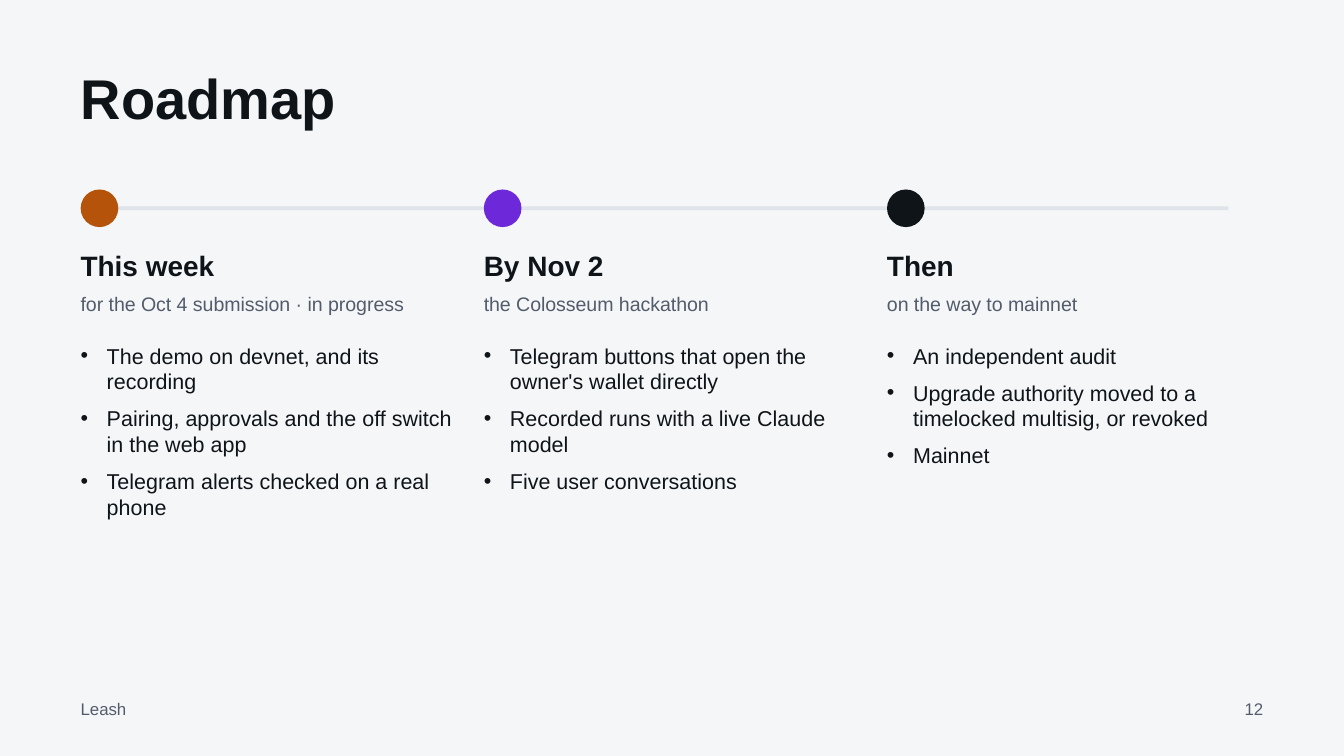
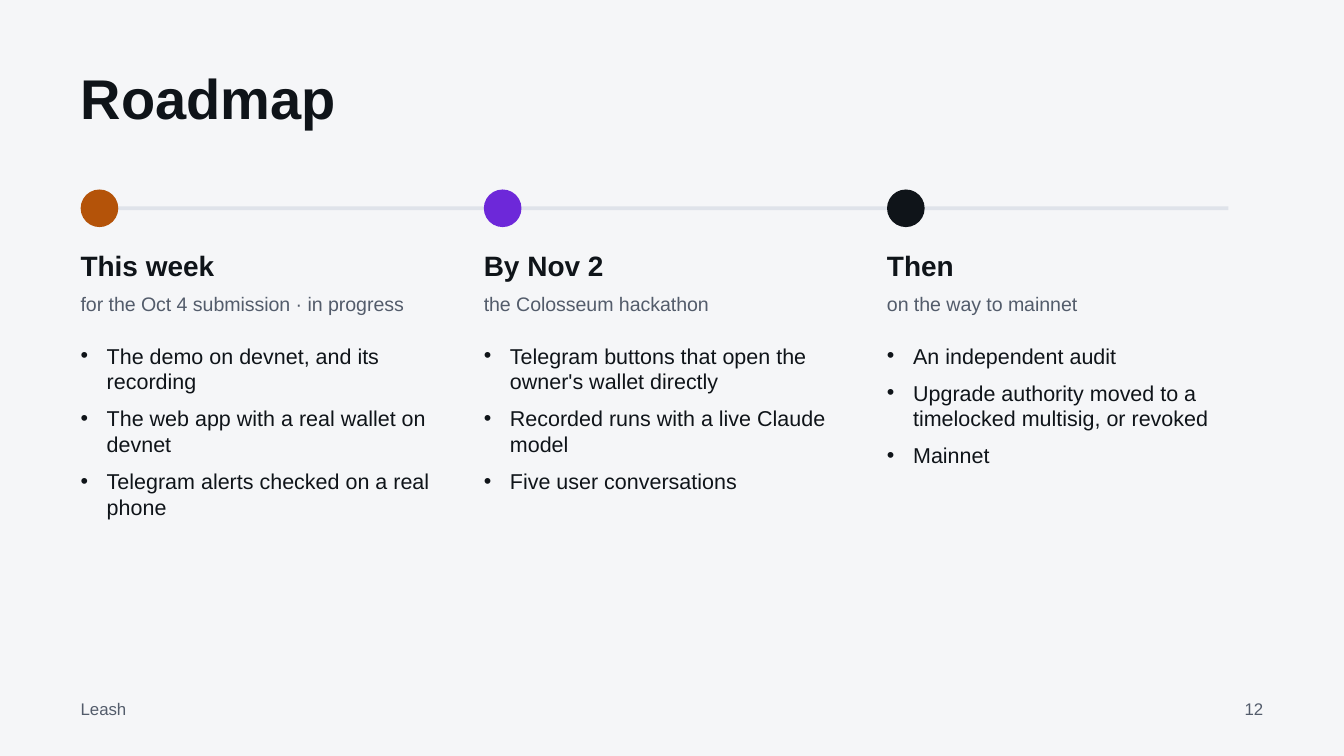
Before and after one commit to parthdeshmukh488-ops/hub, a slide deck: slide 12 of docs/pitch/leash-deck.pptx. Drawn at 1344x756 pixels with LibreOffice and Linux fonts; fonts in the diff are those of the drawing. Boxes give left, top, right and bottom in pixels: in the first picture for what was removed or moved away, otherwise in the second. Text is boxed around its words. In the diff, an @@ line names an element or a change of style, - is before the commit and + after.

```diff
--- a/docs/pitch/leash-deck.pptx
+++ b/docs/pitch/leash-deck.pptx
@@ text at (107,410,426,453): text changed @@
-• Pairing, approvals and the off switch in the web app
+• The web app with a real wallet on devnet
```
Also in this commit, not shown: 1 other slide changed, 9 other files.
